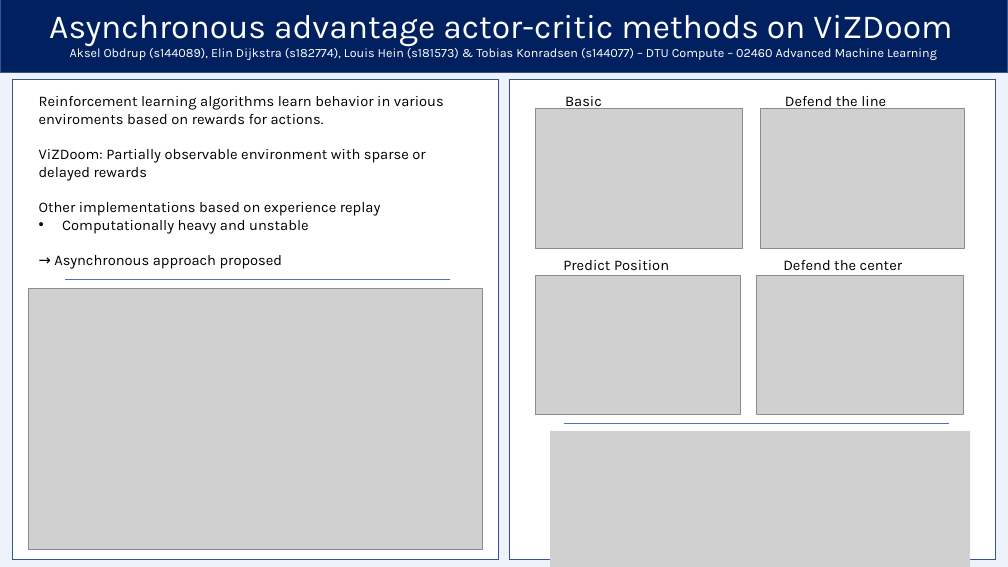
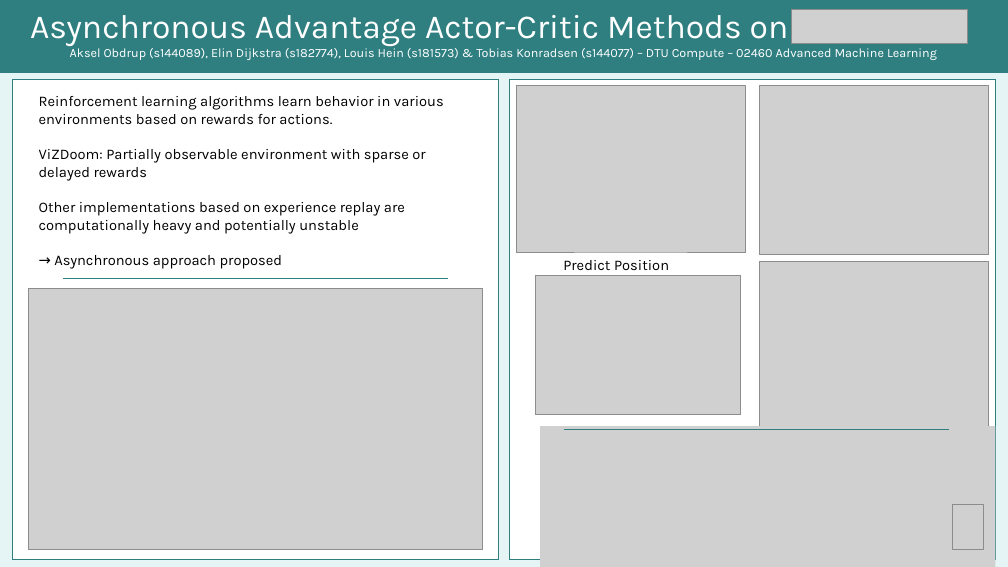
Before and after one commit to ElinBD/KillingDemons, a slide deck: slide 1 of Poster/Poster draft 1.pptx. Drawn at 1008x567 pixels with LibreOffice and Linux fonts; fonts in the diff are those of the drawing; grey boxes stand for pictures. Boxes give left, top, right and bottom in pixels: in the first picture for what was removed or moved away, otherwise in the second. Text is boxed around its words. In the diff, an @@ line names an element or a change of style, - is before the commit and + after.

Commit message:
PWP update

```diff
--- a/Poster/Poster draft 1.pptx
+++ b/Poster/Poster draft 1.pptx
@@ background #DAE3F3 at 45% opacity to #E5F5F5 @@
@@ rectangle at (x1=0, y1=0, x2=1008, y2=73): fill #002060 to #2F7F81; outline #325491 1 pt to #2F7F81 1 pt @@
@@ title at (x1=30, y1=15, x2=789, y2=47): text changed @@
-Asynchronous advantage actor-critic methods on ViZDoom
+Asynchronous Advantage Actor-Critic Methods on
@@ picture added at (x1=792, y1=9, x2=968, y2=44) @@
@@ rectangle at (x1=13, y1=79, x2=499, y2=560): outline #325491 1 pt to #2F7F81 1 pt @@
@@ rectangle at (x1=510, y1=79, x2=996, y2=560): outline #325491 1 pt to #2F7F81 1 pt @@
@@ picture resized from (x1=535, y1=109, x2=742, y2=249) to (x1=516, y1=85, x2=746, y2=252) @@
@@ picture resized from (x1=761, y1=108, x2=964, y2=249) to (x1=760, y1=85, x2=989, y2=255) @@
@@ text at (x1=39, y1=96, x2=444, y2=124): text changed @@
-Reinforcement learning algorithms learn behavior in various enviroments based on rewards for actions.
+Reinforcement learning algorithms learn behavior in various environments based on rewards for actions.
@@ text removed at (x1=565, y1=96, x2=602, y2=110) @@
-Basic
@@ text removed at (x1=785, y1=96, x2=886, y2=110) @@
-Defend the line
@@ text at (x1=39, y1=202, x2=405, y2=234): text changed @@
-Other implementations based on experience replay
-• Computationally heavy and unstable
+Other implementations based on experience replay are computationally heavy and potentially unstable
@@ picture resized from (x1=757, y1=275, x2=963, y2=415) to (x1=760, y1=262, x2=989, y2=428) @@
@@ text removed at (x1=783, y1=260, x2=902, y2=270) @@
-Defend the center
@@ line (64, 278) - (448, 278): stroke #4472C4 0.5 pt to #2F7F81 1 pt @@
@@ picture resized from (x1=551, y1=431, x2=970, y2=567) to (x1=541, y1=426, x2=996, y2=567) @@
@@ line moved from (565, 423) - (949, 423) to (565, 430) - (949, 430) @@
@@ line (565, 430) - (949, 430): stroke #4472C4 0.5 pt to #2F7F81 1 pt @@
@@ picture added at (x1=952, y1=505, x2=983, y2=550) @@
```
